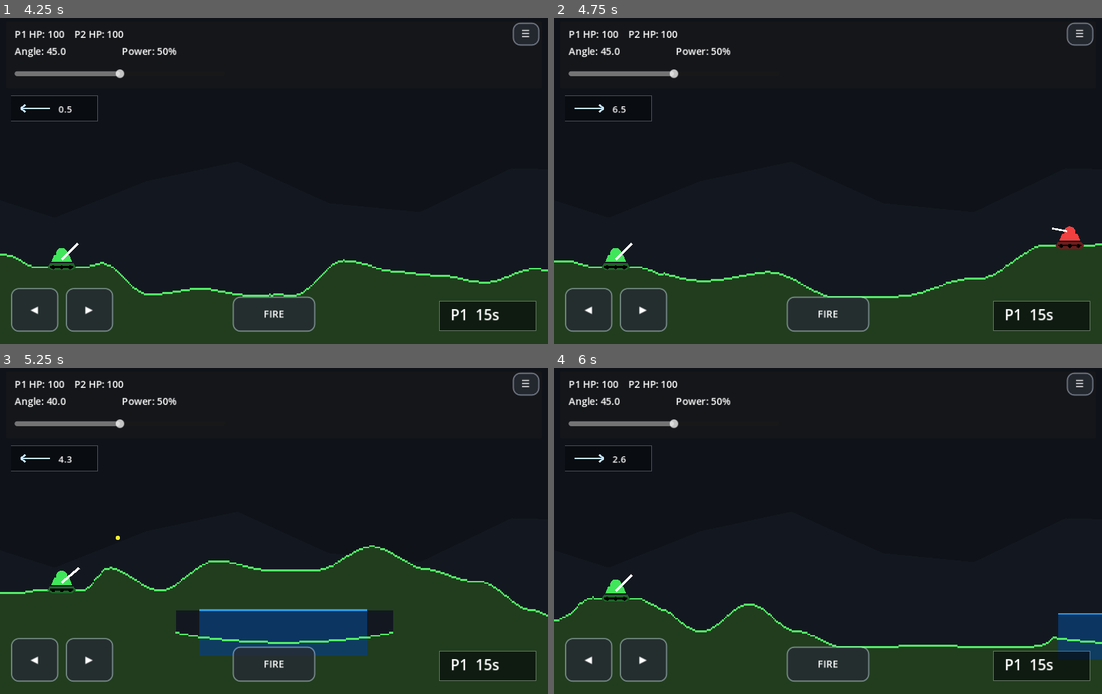
Above: before the commit, frames 1-4 (two rows, left to right).
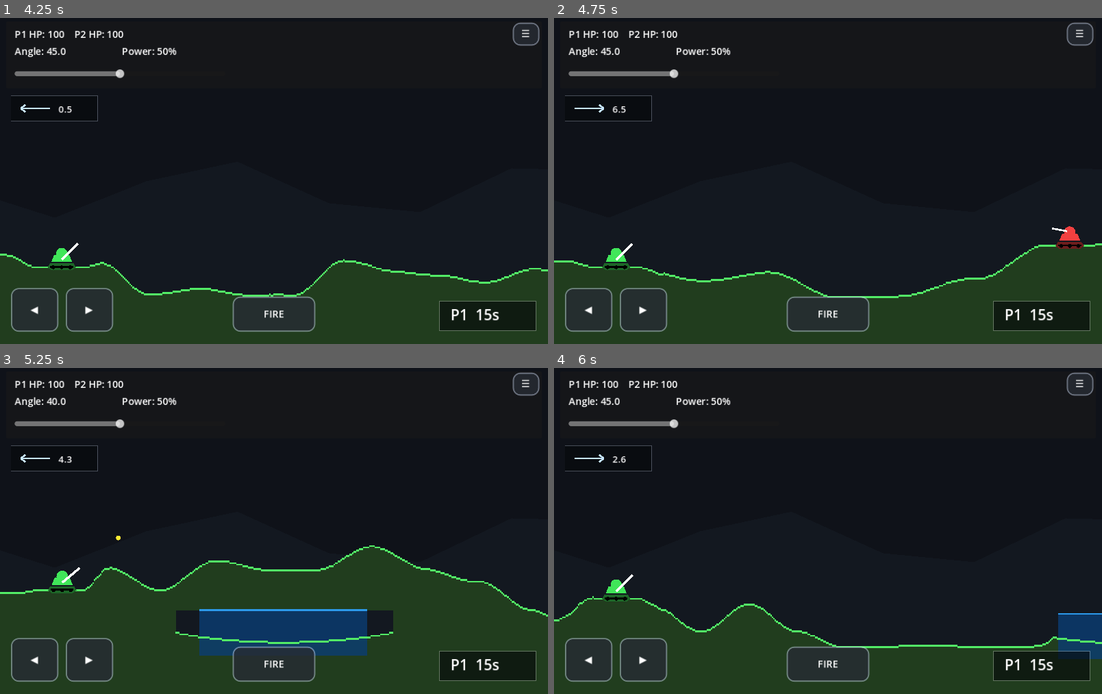
Above: after the commit, the same moments.

Repository: nwrowe/tilt-tanks
Game: Godot game, scene res://scenes/Main.tscn
Two runs of this game, one before a commit and one after it. Both use one fixed random seed, a clock stepped at 60 frames per second and the inputs below.
Inputs:
- Up to frame 1 (4.25 s): click "☰" at 0.5 s; click "◀" at 1.25 s; click "▶" at 2 s; click "FIRE" at 2.75 s; click "Rematch" at 3.5 s
- Up to frame 2 (4.75 s): tap Enter (ui_accept) at 4.25, 4.52 s; hold Right from 4.28 s (still down); hold R from 4.28 s (still down)
- Up to frame 3 (5.25 s): release Right at 5.03 s; release R at 5.03 s; hold Down from 5.03 s (still down); tap Space at 5.1 s
- Up to frame 4 (6 s): tap Enter (ui_accept) at 5.27 s; release Down at 5.78 s; hold Right from 5.78 s (still down); hold R from 5.78 s (still down)

Frame 1 is identical in both runs. In frame 2, less than 0.1% of the frame differs, in the area x 8-15%, y 68-78%; in frame 3, less than 0.1%; in frame 4, less than 0.1%, in the area x 8-15%, y 63-72%.

Commit message:
Use movement collision fix script

Diff:
--- a/scenes/Main.tscn
+++ b/scenes/Main.tscn
@@ -1,6 +1,6 @@
 [gd_scene load_steps=2 format=3 uid="uid://tilttanksmain"]
 
-[ext_resource type="Script" path="res://scripts/MainMask6.gd" id="1_main"]
+[ext_resource type="Script" path="res://scripts/MainMask7.gd" id="1_main"]
 
 [node name="Main" type="Node2D"]
 script = ExtResource("1_main")
